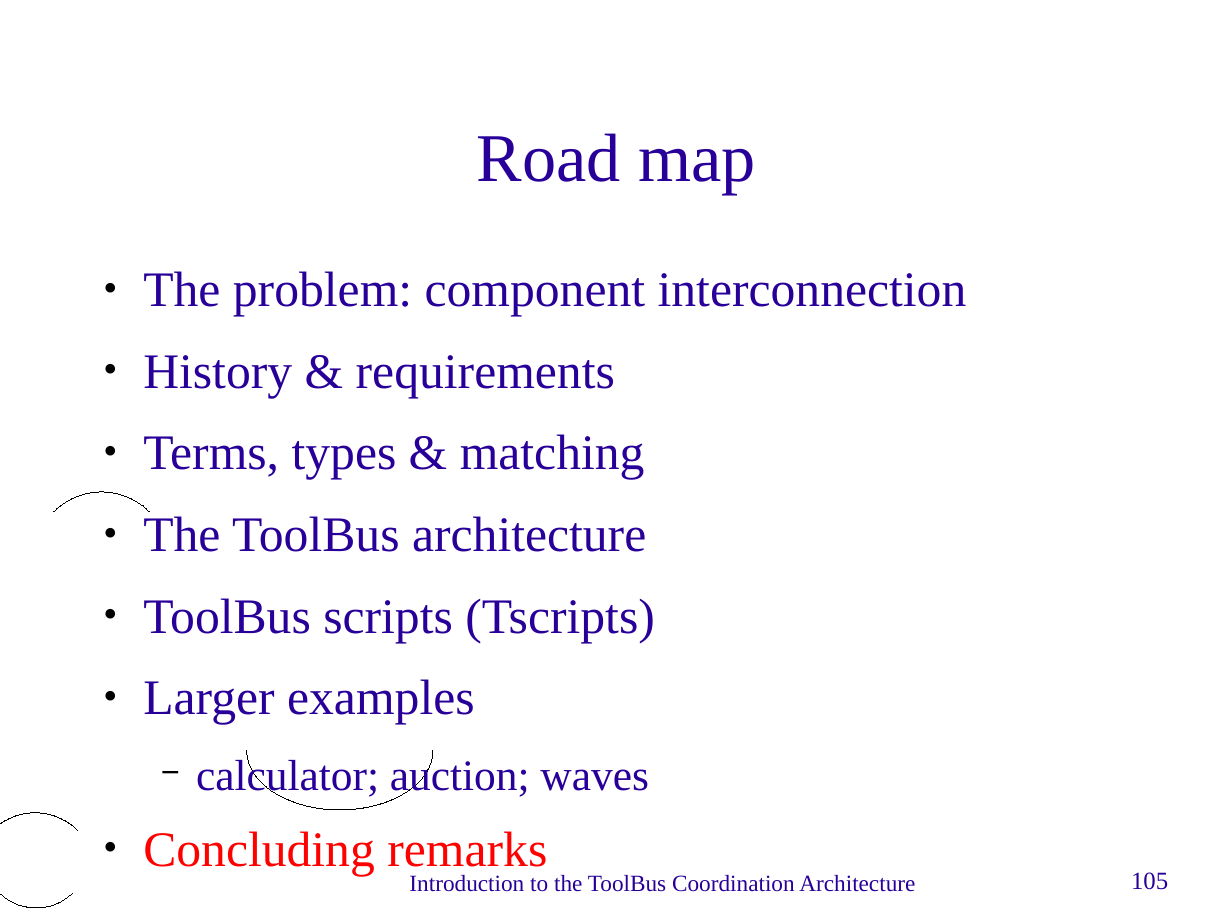
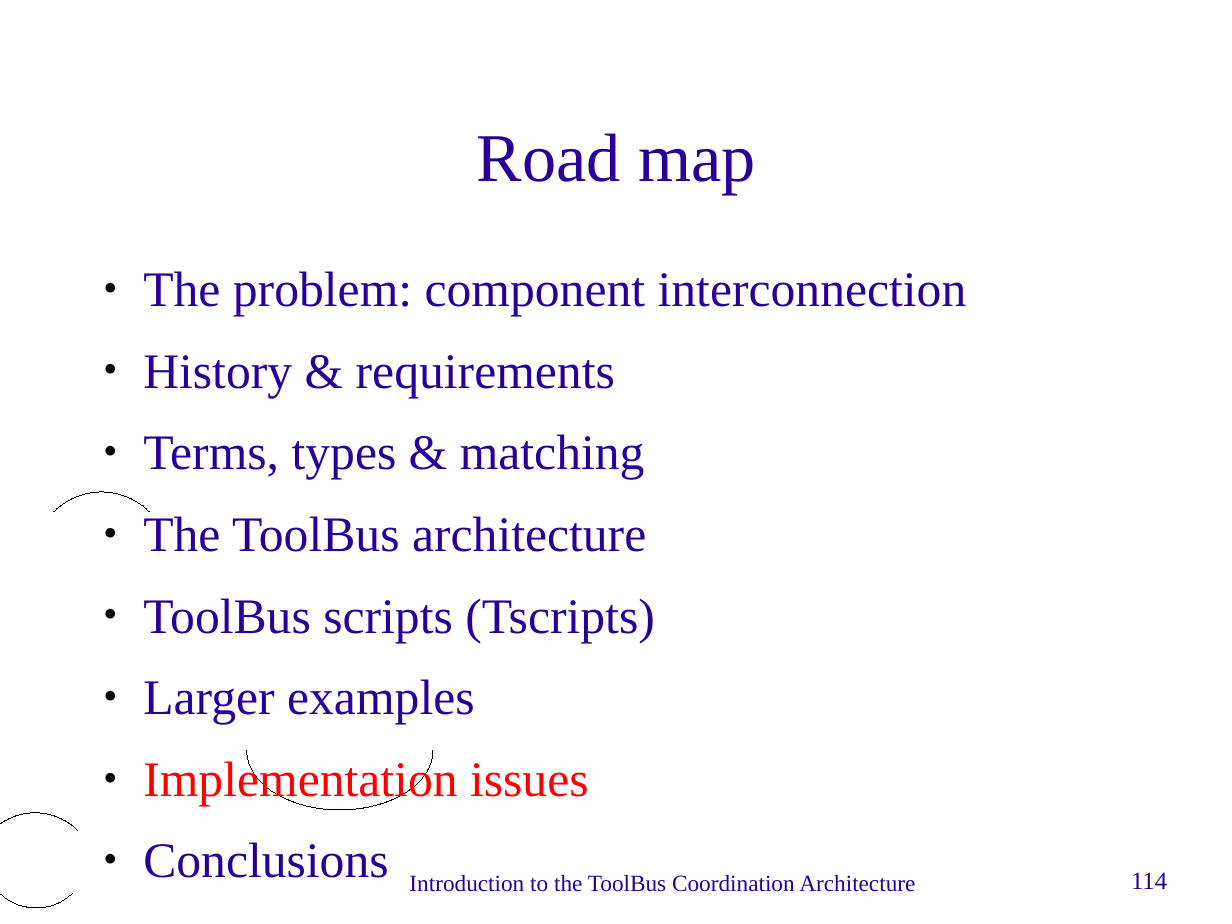
Before and after one commit to cwi-swat/meta-environment, a slide deck: slide 114 of meta-doc/technology/toolbus-intro/toolbus-intro.odp (slide 105 before the commit). Drawn at 1232x924 pixels with LibreOffice and Linux fonts; fonts in the diff are those of the drawing; background and template pictures are left out. Boxes give left, top, right and bottom in pixels: in the first picture for what was removed or moved away, otherwise in the second. Text is boxed around its words. In the diff, an @@ line names an element or a change of style, - is before the commit and + after.

```diff
--- a/meta-doc/technology/toolbus-intro/toolbus-intro.odp
+++ b/meta-doc/technology/toolbus-intro/toolbus-intro.odp
@@ text at bbox=[143, 757, 589, 878]: text changed; size 28 to 32 pt; text colour #280099 to #FF0000 @@
-  − calculator; auction; waves
-● Concluding remarks
+● Implementation issues
+● Conclusions
@@ page number at bbox=[1131, 872, 1167, 889]: text changed @@
-105
+114
```
Also in this commit, not shown: 28 other slides changed, 69 slides added, 5 slides removed, 1 other file.
